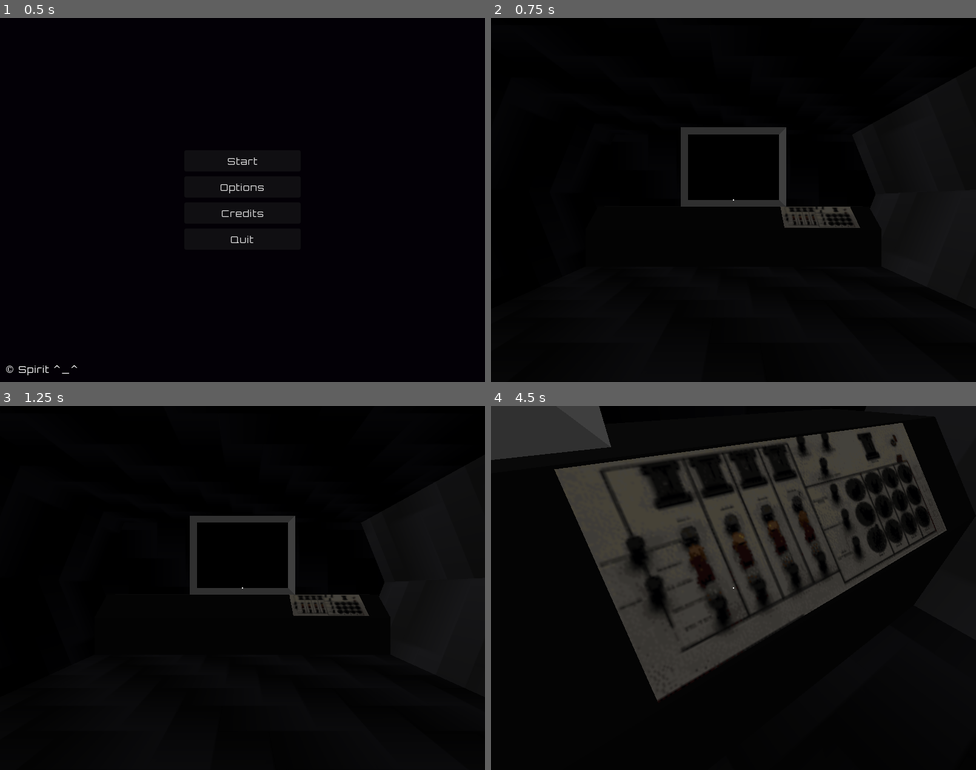
Above: before the commit, frames 1-4 (two rows, left to right).
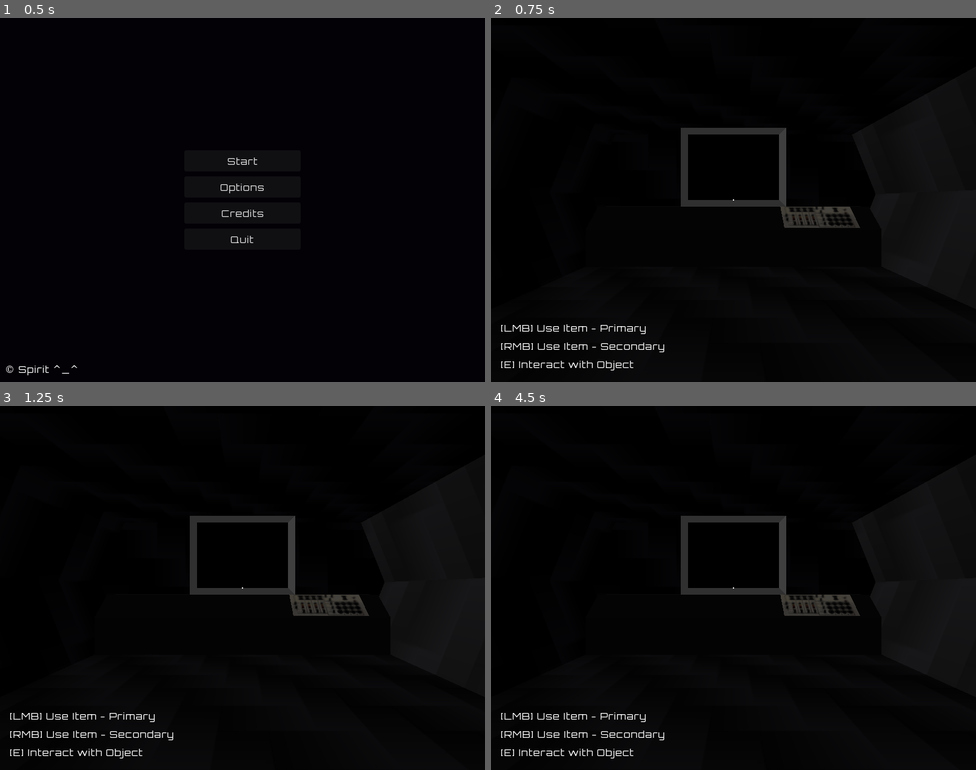
Above: after the commit, the same moments.

Repository: amr-engineer/void-ship
Game: Godot game, scene res://menus/main.tscn
The game is run twice, just before and just after one commit, with the same random seed, the same clock (stepped at 60 frames per second) and the same inputs.
Inputs (mouse positions are in pixels of both pictures, inside the frame that each line leads up to):
- Up to frame 1 (0.5 s): no input
- Up to frame 2 (0.75 s): click "Start" at 0.5 s
- Up to frame 3 (1.25 s): no input
- Up to frame 4 (4.5 s): tap Enter at 1.25 s; move the mouse to (757, 588) at 1.27 s; hold E (interact) 1.28-2.03 s; hold W (move_forward) from 1.28 s (still down); tap Space (jump) at 1.52, 2.27, 3.77 s; move the mouse to (709, 588) at 2.02 s; tap E (interact) at 2.1, 3.05, 3.6 s; move the mouse to (743, 580) at 2.77 s; hold Shift (sprint) 2.78-3.53 s; move the mouse to (728, 595) at 3.52 s; move the mouse to (767, 591) at 4.27 s; hold E (interact) from 4.28 s (still down)

Frame 1 is identical in both runs. In frame 2, 0.7% of the frame differs, in the area x 2-76%, y 30-97%; in frame 3, 0.7%; in frame 4, 30%, in the area x 0-94%, y 0-97%.
Error after the commit: Parse Error: Identifier "hand" not declared in the current scope. (res://player/player.gd:95)

Commit message:
print get_input_info on screen if available

Diff:
--- a/player/player.gd
+++ b/player/player.gd
@@ -87,10 +87,14 @@
 		]
 	$UI/debug.text = txt
 
+	$UI/info.text = ""
 	if interact_ray.is_colliding():
 		var collider = interact_ray.get_collider()
-		if collider.has_method("get_interact_info"): $UI/info.text = str(collider.get_interact_info())
-	else: $UI/info.text = ""
+		if collider.has_method("get_interact_info"): $UI/info.text += str(collider.get_interact_info()) + "\n"
+
+	var item_in_hand := hand.get_node_or_null(hand.remote_path)
+	if item_in_hand && item_in_hand.has_method("get_input_info"): $UI/info.text += str(item_in_hand.get_input_info())
+
 
 
 func _physics_process(delta: float) -> void:
